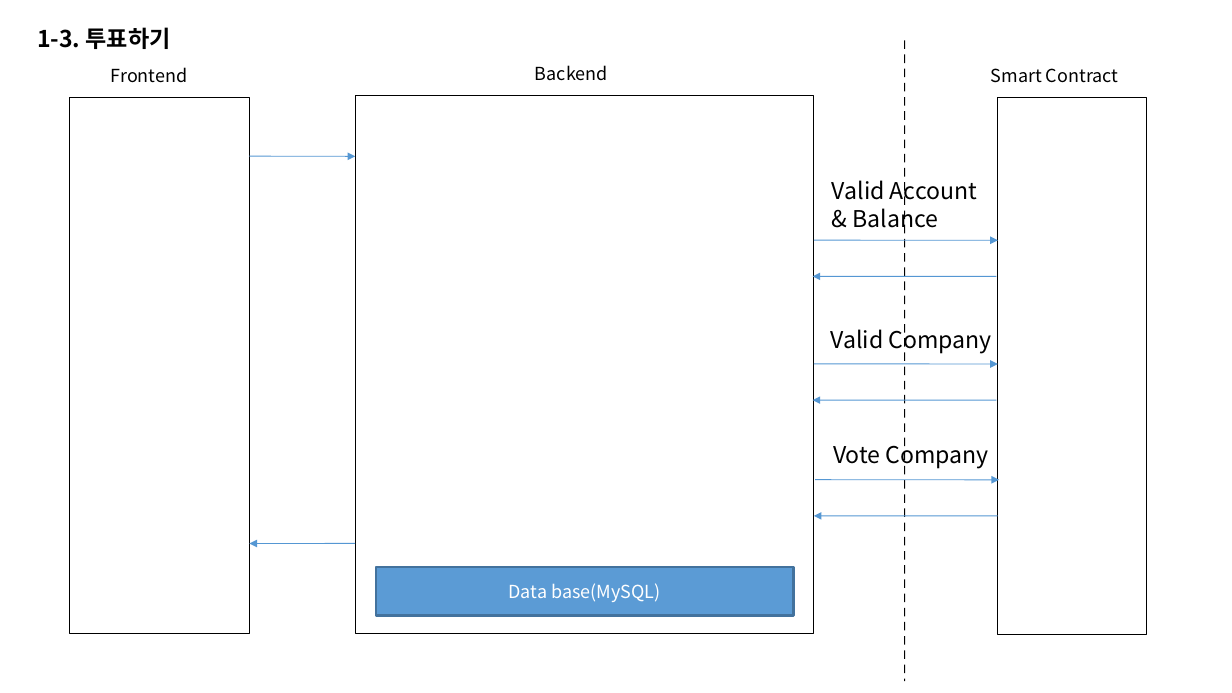
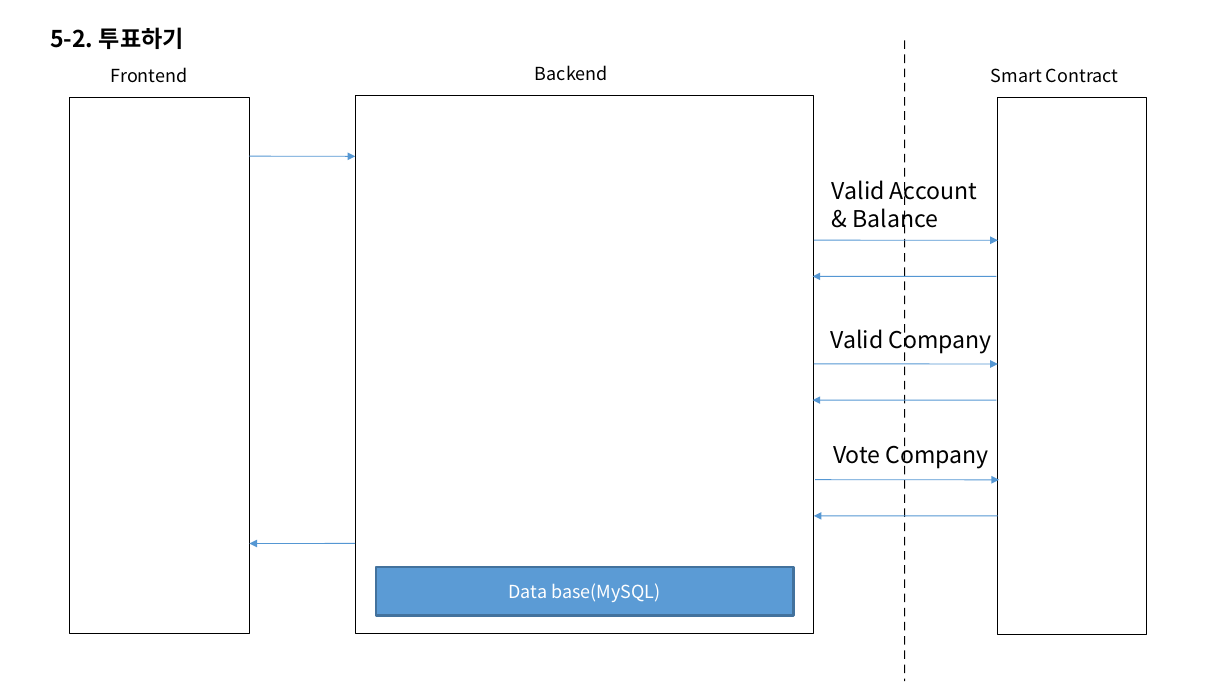
Before and after one commit to ro0opf/blockchain-jdp, a slide deck: slide 10 of blockchain_archi_v3.1.pptx. Drawn at 1232x693 pixels with LibreOffice and Linux fonts; fonts in the diff are those of the drawing. Boxes give left, top, right and bottom in pixels: in the first picture for what was removed or moved away, otherwise in the second. Text is boxed around its words. In the diff, an @@ line names an element or a change of style, - is before the commit and + after.

```diff
--- a/blockchain_archi_v3.1.pptx
+++ b/blockchain_archi_v3.1.pptx
@@ text at [50,27,184,49]: text changed @@
-1-3. 투표하기
+5-2. 투표하기
```
Also in this commit, not shown: 6 other slides changed, 3 slides added, 7 other files.
